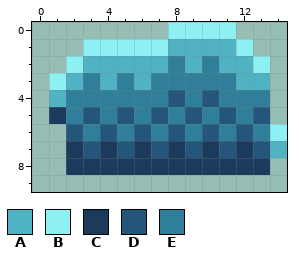
Pixel-art file: Assets/Textures/Backgrounds/ScrollingObjects/Ion/ion_cloudlet_2.aseprite. Above is the file before it was changed.
15x10 pixels, 1 frame.
Palette (. is transparent): A #4fb3c4  B #8df1f4  C #1b3a5c  D #24557a  E #2f7f9a
Pixels before, first column x 1:
0 .......BBBB...
1 ..BBBBBAAAAB..
2 .BAAAAAEAEAAB.
3 BAEAEAEEEEEAA.
4 AEEEEEEDEDEEE.
5 CEDEDEDEDEDED.
6 .DEDEDEDEDEDEB
7 .CDCDCDCDCDCDA
8 .CCCCCCCCCCCC.
Once edited:
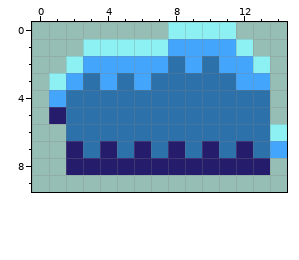
Difference:
colour A: #4fb3c4 -> #43a6fc
colour C: #1b3a5c -> #251c6b
colour E: #2f7f9a -> #2c71aa
y 4: x 8 D -> E; x 10 D -> E
y 5: x 3 D -> E; x 5 D -> E; x 7 D -> E; x 9 D -> E; x 11 D -> E; x 13 D -> E
y 6: x 2 D -> E; x 4 D -> E; x 6 D -> E; x 8 D -> E; x 10 D -> E; x 12 D -> E
y 7: x 3 D -> E; x 5 D -> E; x 7 D -> E; x 9 D -> E; x 11 D -> E; x 13 D -> E
Where, in picture pixels (left, top, right, bottom), the same in both pictures:
changed: (49, 39, 287, 175)
